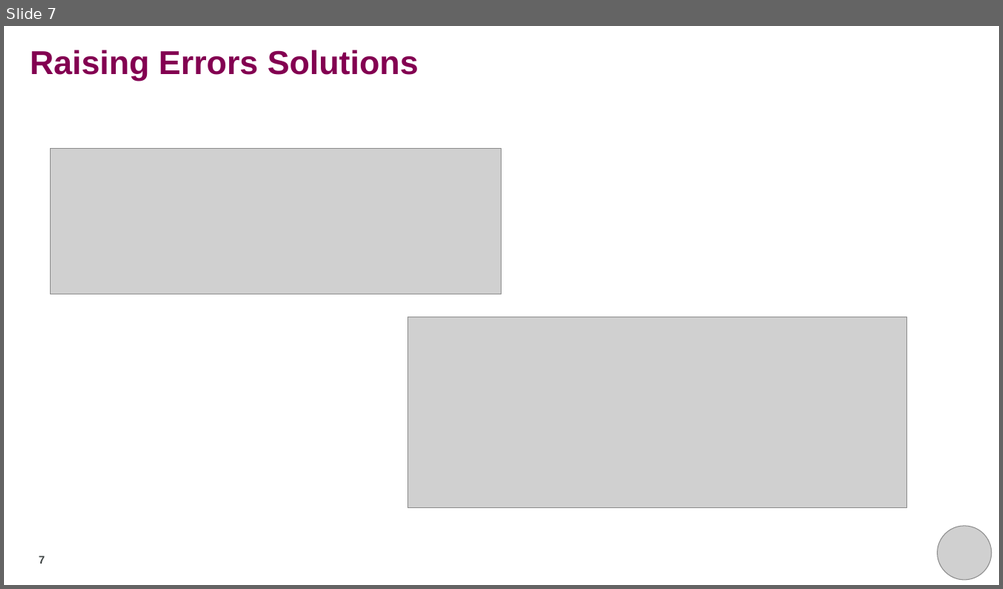
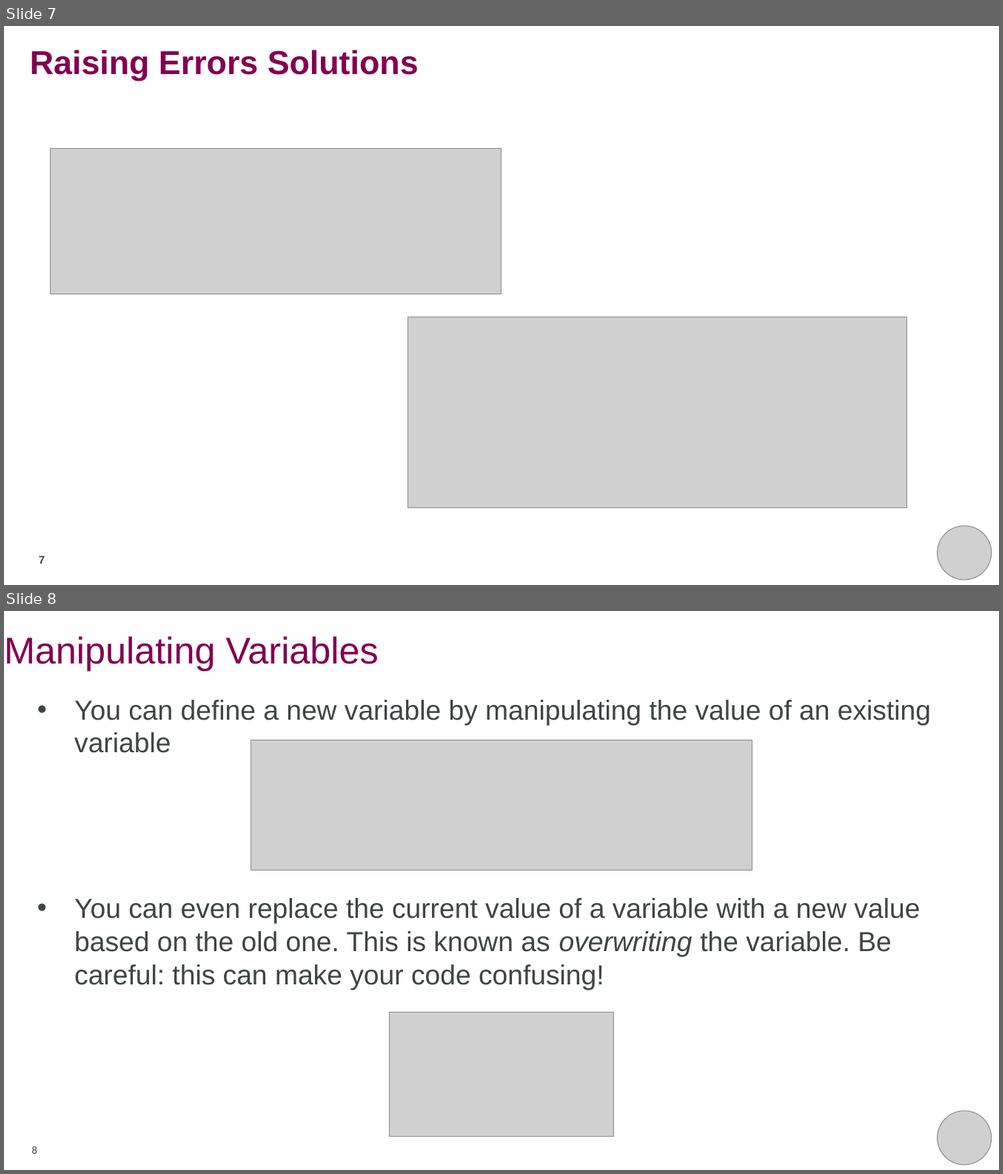
Before and after one commit to rkhetani/beginners-python, a slide deck: additional_notes/extra_notes.pptx. Shown one above the other, each under a label of ours: slide 7 before the commit, slides 7 and 8 after it. The pictures are 1003x589 and 1003x1174 pixels, drawn with LibreOffice and Linux fonts; fonts in the diff are those of the drawing; grey boxes stand for pictures; background and template pictures are left out. Boxes give left, top, right and bottom in pixels: in the first picture for what was removed or moved away, otherwise in the second. Text is boxed around its words. In the diff, an @@ line names an element or a change of style, - is before the commit and + after.

```diff
--- a/additional_notes/extra_notes.pptx
+++ b/additional_notes/extra_notes.pptx
@@ slide 8 added at (x1=4, y1=611, x2=999, y2=1170), background #FFFFFF @@
@@ title added at (x1=4, y1=636, x2=378, y2=671), 36 pt, text #830051 @@
+Manipulating Variables
@@ text added at (x1=74, y1=700, x2=930, y2=990), 26.7 pt, text #3F4444 @@
+• You can define a new variable by manipulating the value of an existing variable
+• You can even replace the current value of a variable with a new value based on the old one. This is known as overwriting the variable. Be careful: this can make your code confusing!
@@ picture added at (x1=251, y1=740, x2=751, y2=871) @@
@@ picture added at (x1=390, y1=1012, x2=614, y2=1137) @@
@@ picture added at (x1=937, y1=1111, x2=992, y2=1165) @@
@@ page number added at (x1=32, y1=1147, x2=37, y2=1154), 10.5 pt, text #3F4444 @@
+8
```
Also in this commit, not shown: 4 other slides added.
